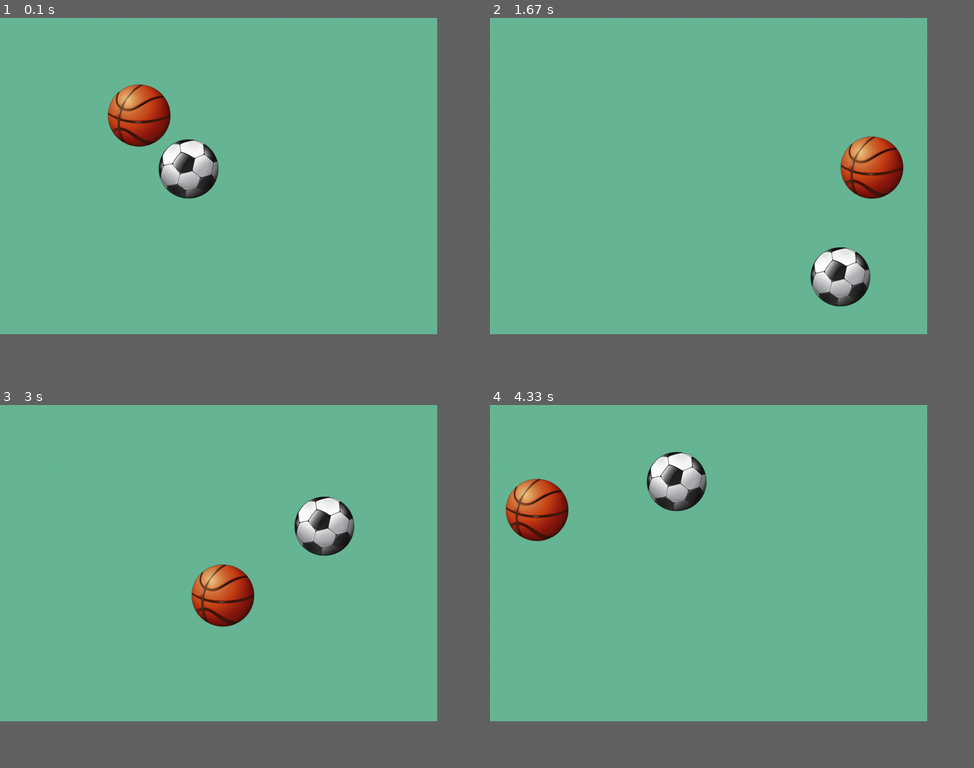
Above: before the commit, frames 1-4 (two rows, left to right).
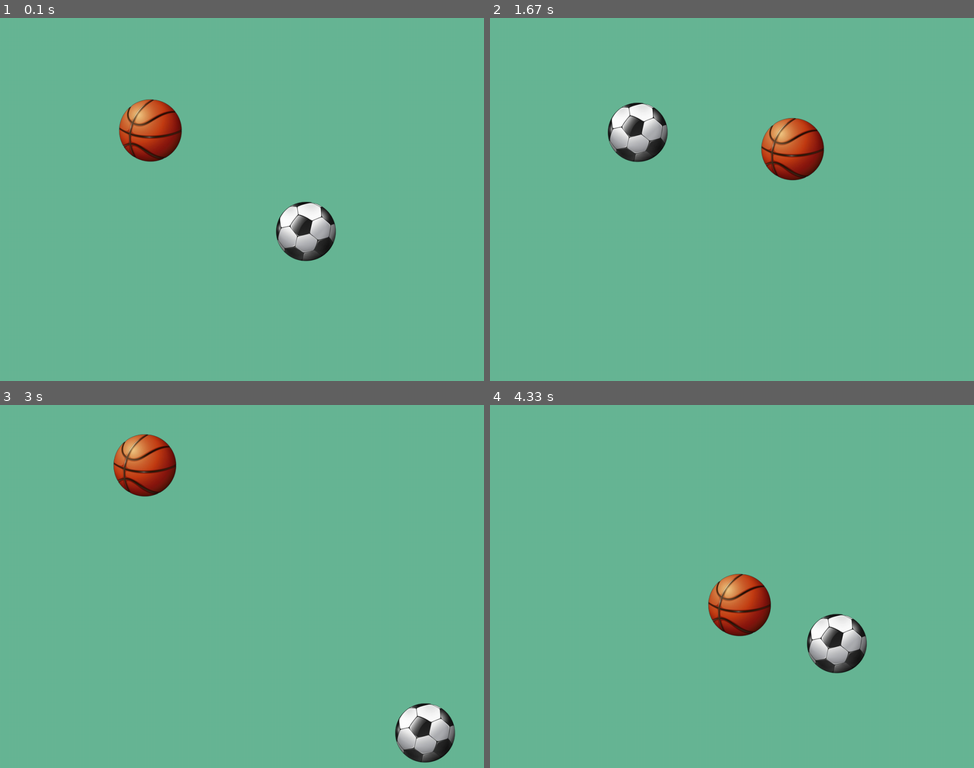
Above: after the commit, the same moments.

Repository: infProgram/inf371_spring2022-Pieces-Ho
Game: pygame game, started from pygameTutorials/classWithImage.py
The game is run twice, just before and just after one commit, with the same random seed, the same clock (stepped at 60 frames per second) and the same inputs.
Inputs:
- Up to frame 1 (0.1 s): no input
- Up to frame 2 (1.67 s): no input
- Up to frame 3 (3 s): no input
- Up to frame 4 (4.33 s): no input
The window is 813x588 before the commit and 900x675 after it. Grey fills any space a smaller window leaves; there, only what the larger window draws over its background counts as a difference.

The runs differ from the first frame. In frame 1, 5.5% of the frame differs, in the area x 22-70%, y 18-67%; in frame 2, 6.7%; in frame 3, 6.7%, in the area x 23-95%, y 8-99%; in frame 4, 6.7%.

Commit message:
OK, there are 2 balls moving and colliding.

Diff:
--- a/pygameTutorials/classWithImage.py
+++ b/pygameTutorials/classWithImage.py
@@ -14,30 +14,31 @@
   def move(self):
       if self.rect.left <= 0 or self.rect.right >= width:
         self.ballSpeedX = - self.ballSpeedX
+        self.rect.x = self.rect.x + self.ballSpeedX * 9
       if self.rect.top <= 0 or self.rect.bottom >= height:
         self.ballSpeedY = - self.ballSpeedY
+        self.rect.y = self.rect.y + self.ballSpeedY * 9
 
       self.rect.x = self.rect.x + self.ballSpeedX
       self.rect.y = self.rect.y + self.ballSpeedY
 
-#   def collide(self, OneBall):
-
-#       if self.ball.colliderect(OneBall.ball):
-#         print("Collide.")
-#         self.ballSpeedX = - self.ballSpeedX
-#         self.ballSpeedY = - self.ballSpeedY
-#         self.x = self.x + self.ballSpeedX * 10  #when collide,they back in 10 times speed
-#         self.y = self.y + self.ballSpeedY * 10
+  def collide(self, OneBall):
+      if self.rect.colliderect(OneBall.rect):
+        print("Collide.")
+        self.ballSpeedX = - self.ballSpeedX
+        self.ballSpeedY = - self.ballSpeedY
+        self.rect.x = self.rect.x + self.ballSpeedX * 10  #when collide,they back in 10 times speed
+        self.rect.y = self.rect.y + self.ballSpeedY * 10
 
   def blit(self, screen):
     screen.blit(self.picture, self.rect)
 
-size = width, height = 940, 680
+size = width, height = 1040, 780
 backgroundColor = (104,183,150)
 screen = pygame.display.set_mode(size)
 pygame.display.set_caption('Ball Game') #  主窗口标题（Title）
 
-ball001 = OneBall("soccer.png",2,2,320,240)
+ball001 = OneBall("soccer.png",4,3,520,340)
 ball002 = OneBall("basketball.png",3,4,200,100)
 isRunning = True
 while isRunning:
@@ -46,13 +47,14 @@
   screen.fill(backgroundColor)
 
   ball001.blit(screen)
+  ball002.blit(screen)
+
   ball001.move()
-
-  ball002.blit(screen)
   ball002.move()
 
-#   ball002.collide(ball001)
+  ball001.collide(ball002)
+  ball002.collide(ball001)
 #   ball001.collide(ball002)
 
-  time.sleep(0.009)
+  time.sleep(0.005)
   pygame.display.flip()  # 刷新整个界面显示  # pygame.display.update(_) 刷新指定部分显示
